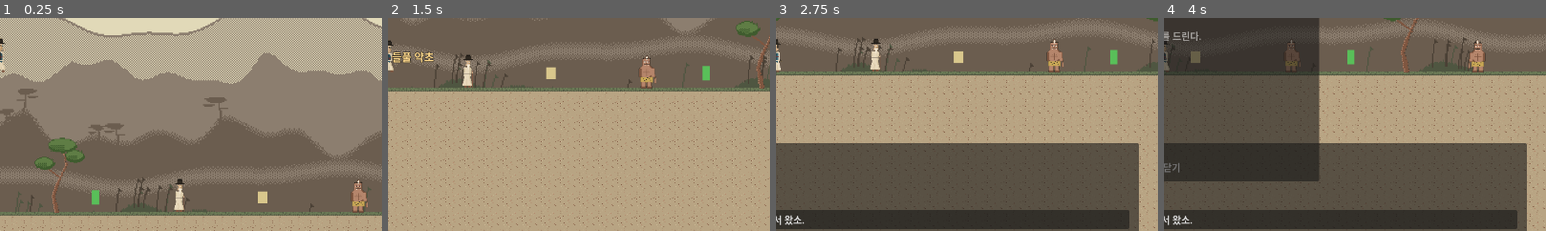
Above: before the commit, frames 1-4 (left to right).
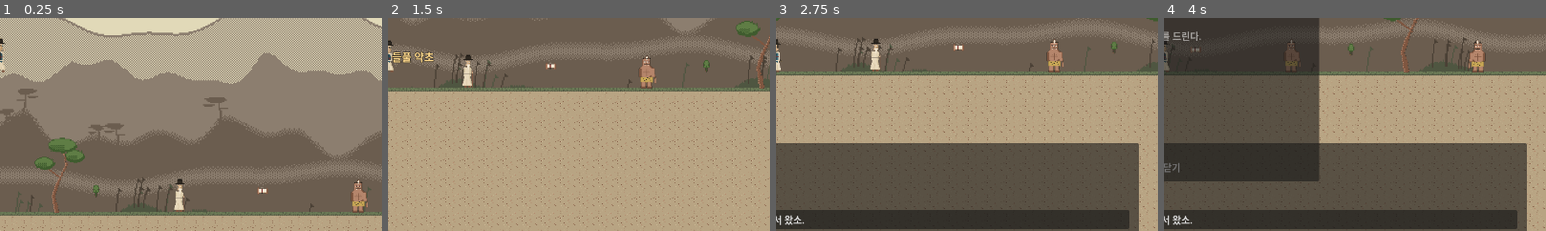
Above: after the commit, the same moments.

Repository: ksjmgrkks/joseon-rpg
Game: Godot game, scene res://scenes/levels/TestLevel.tscn
Same seed, same stepped clock (60 frames per second), same inputs: the game is played once before the commit and once after it. This scene is started directly instead of the project's main scene.
Inputs (mouse positions are % of the whole screen's width and height, from its top left):
- Up to frame 1 (0.25 s): no input
- Up to frame 2 (1.5 s): tap Enter (ui_accept) at 0.5 s; move the mouse to (72, 45) at 0.52 s; hold X (attack) 0.53-1.28 s; hold D (move_right) from 0.53 s (still down); click (72, 45) at 0.67 s; tap Space (jump) at 0.77 s; move the mouse to (30, 55) at 1.27 s; tap Shift (dodge) at 1.35 s
- Up to frame 3 (2.75 s): tap Space (jump) at 1.52 s; move the mouse to (60, 27) at 2.02 s; release D (move_right) at 2.03 s; hold A (move_left) from 2.03 s (still down); hold E (interact) from 2.03 s (still down)
- Up to frame 4 (4 s): move the mouse to (45, 70) at 2.77 s; release A (move_left) at 2.78 s; release E (interact) at 2.78 s; hold D (move_right) from 2.78 s (still down); tap Q (quest_log) at 2.85 s; click (45, 70) at 2.92 s; tap Space (jump) at 3.02, 3.77 s; move the mouse to (80, 65) at 3.52 s; tap F at 3.6 s
The pictures show only the part of the screen within x 50-100%, y 39-89%; the shares and areas given below are measured in that part.

The runs differ from the first frame. In frame 1, 0.3% of the frame differs, in the area x 24-70%, y 78-88%; in frame 2, 0.4%, in the area x 41-85%, y 19-30%; in frame 3, 0.4%; in frame 4, 0.3%.

Commit message:
feat(art): 픽업 아이템 스프라이트화 — 부적/약초/서찰 (색 박스 → 아이콘+부유)
- pickup.gd: icon export 추가 → assets/sprites/pickups/<icon>.png 스프라이트 부착,
  기존 ColorRect placeholder 숨김 + 위아래 부유 트윈
- Forest/TestLevel 픽업 7곳에 icon 배선 (charm_lost→charm, herb_field→herb, scroll_old→scroll)
- 들판/숲 캡처로 약초·서찰 아이콘 렌더 확인

Co-Authored-By: Claude Fable 5 <noreply@anthropic.com>

Diff:
--- a/scenes/levels/Forest.tscn
+++ b/scenes/levels/Forest.tscn
@@ -118,6 +118,7 @@
 position = Vector2(680, 660)
 script = ExtResource("10_pickup")
 item_id = "charm_lost"
+icon = "charm"
 count = 1
 quest_id = "side_lost_charm"
 quest_stage = "found"
@@ -140,6 +141,7 @@
 position = Vector2(380, 660)
 script = ExtResource("10_pickup")
 item_id = "herb_field"
+icon = "herb"
 count = 1
 pickup_label = "+1 들풀 약초"
 
@@ -158,6 +160,7 @@
 position = Vector2(1180, 660)
 script = ExtResource("10_pickup")
 item_id = "herb_field"
+icon = "herb"
 count = 1
 pickup_label = "+1 들풀 약초"
 
--- a/scenes/levels/TestLevel.tscn
+++ b/scenes/levels/TestLevel.tscn
@@ -94,6 +94,7 @@
 position = Vector2(360, 660)
 script = ExtResource("9_pickup")
 item_id = "herb_field"
+icon = "herb"
 count = 1
 pickup_label = "+1 들풀 약초"
 
@@ -112,6 +113,7 @@
 position = Vector2(900, 660)
 script = ExtResource("9_pickup")
 item_id = "herb_field"
+icon = "herb"
 count = 1
 pickup_label = "+1 들풀 약초"
 
@@ -130,6 +132,7 @@
 position = Vector2(1260, 660)
 script = ExtResource("9_pickup")
 item_id = "herb_field"
+icon = "herb"
 count = 1
 pickup_label = "+1 들풀 약초"
 
@@ -149,6 +152,7 @@
 position = Vector2(640, 660)
 script = ExtResource("9_pickup")
 item_id = "scroll_old"
+icon = "scroll"
 count = 1
 pickup_label = "+1 낡은 서찰"
 
--- a/scripts/quests/pickup.gd
+++ b/scripts/quests/pickup.gd
@@ -22,6 +22,9 @@
 @export var pickup_label: String = ""
 # 비워두면 항상 동작. 채워져 있으면 그 퀘스트가 active 일 때만 픽업 가능.
 @export var requires_quest_active: String = ""
+# assets/sprites/pickups/<icon>.png 아이콘. 지정 시 기존 placeholder(ColorRect)는 숨기고
+# 스프라이트를 띄워 살짝 부유시킨다. (charm/herb/coin/scroll)
+@export var icon: String = ""
 
 var _used: bool = false
 
@@ -29,6 +32,29 @@
 func _ready() -> void:
     monitoring = true
     body_entered.connect(_on_body_entered)
+    _setup_icon()
+
+
+func _setup_icon() -> void:
+    if icon == "":
+        return
+    var tex_path := "res://assets/sprites/pickups/%s.png" % icon
+    if not ResourceLoader.exists(tex_path):
+        return
+    # placeholder ColorRect 자식이 있으면 숨김
+    for child in get_children():
+        if child is ColorRect:
+            (child as ColorRect).visible = false
+    var spr := Sprite2D.new()
+    spr.texture = load(tex_path)
+    spr.texture_filter = CanvasItem.TEXTURE_FILTER_NEAREST
+    spr.scale = Vector2(1.5, 1.5)
+    spr.position = Vector2(0, -10)
+    add_child(spr)
+    # 위아래 부유 연출
+    var tw := create_tween().set_loops()
+    tw.tween_property(spr, "position:y", -16.0, 0.9).set_trans(Tween.TRANS_SINE)
+    tw.tween_property(spr, "position:y", -10.0, 0.9).set_trans(Tween.TRANS_SINE)
 
 
 func _on_body_entered(body: Node) -> void:
Not shown, added: assets/sprites/pickups/charm.png.import
Not shown, added: assets/sprites/pickups/charm.preview.png.import
Not shown, added: assets/sprites/pickups/coin.png.import
Not shown, added: assets/sprites/pickups/coin.preview.png.import
Not shown, added: assets/sprites/pickups/herb.png.import
Not shown, added: assets/sprites/pickups/herb.preview.png.import
Not shown, added: assets/sprites/pickups/scroll.png.import
Not shown, added: assets/sprites/pickups/scroll.preview.png.import
